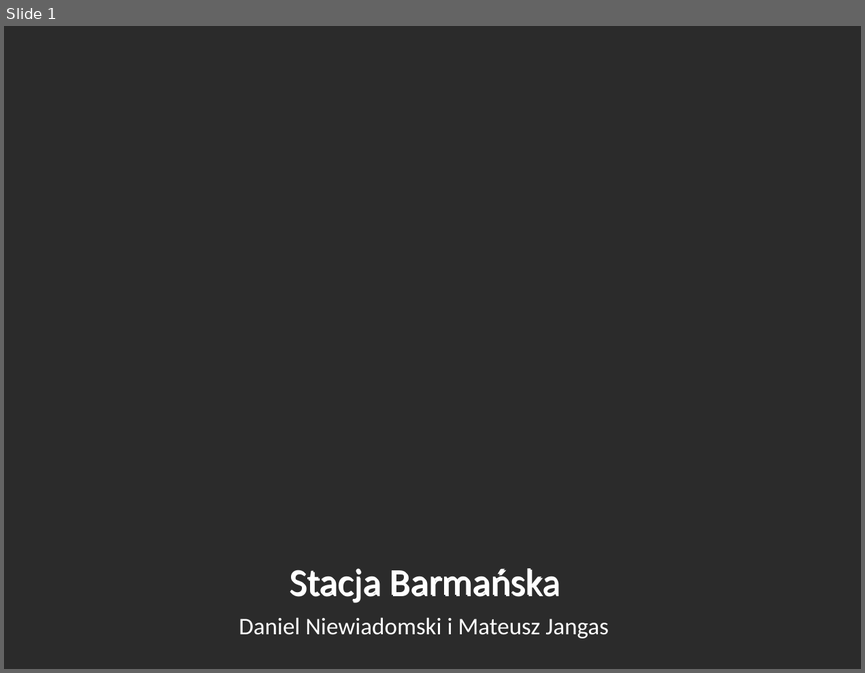
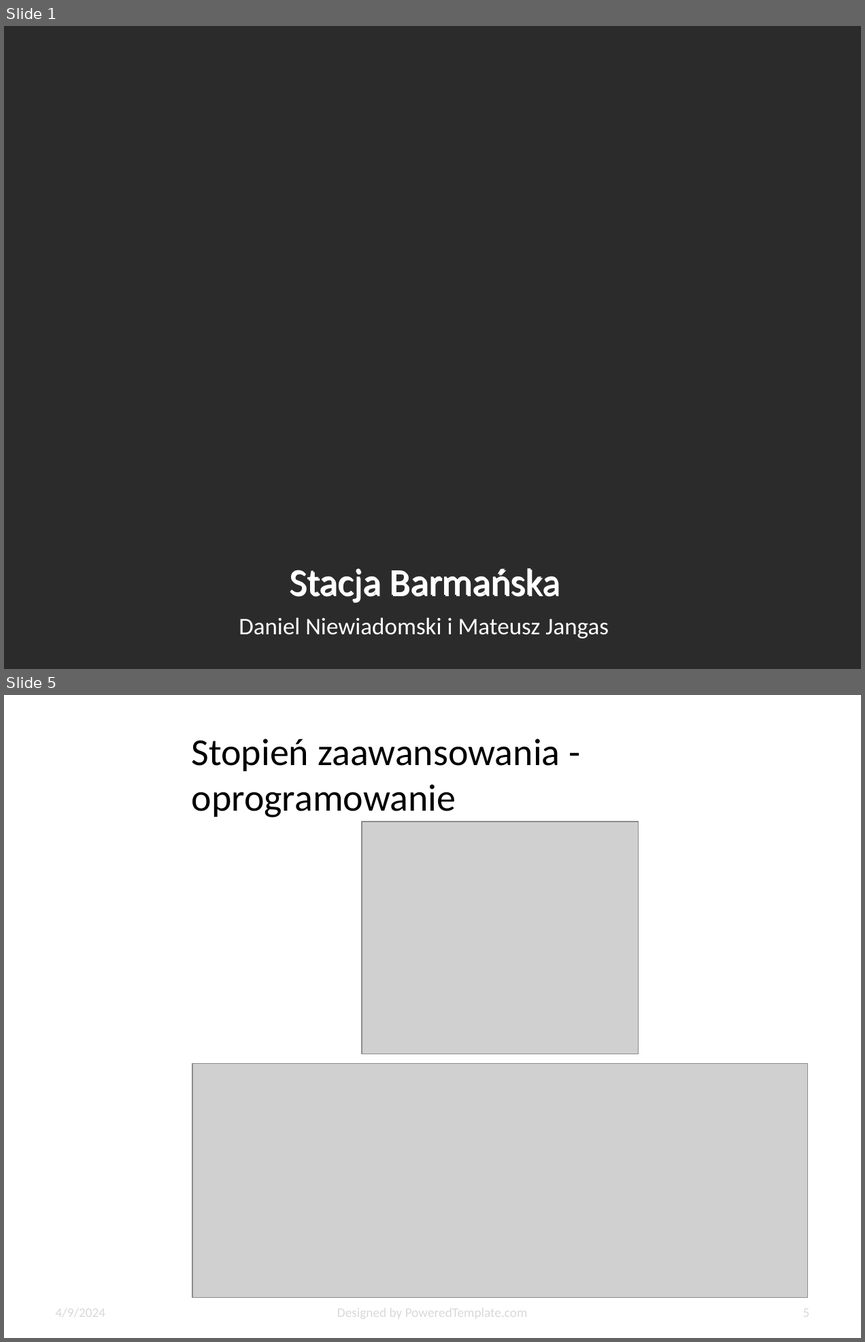
Before and after one commit to jangas1/Automatic-Bartender, a slide deck: presentation/prezentacjaPMIK.pptx. Shown one above the other, each under a label of ours: slide 1 before the commit, slides 1 and 5 after it; the slides between them are not shown. The pictures are 865x673 and 865x1342 pixels, drawn with LibreOffice and Linux fonts; fonts in the diff are those of the drawing; grey boxes stand for pictures; background and template pictures are left out; a plain dark background stands for a picture behind light text. Boxes give left, top, right and bottom in pixels: in the first picture for what was removed or moved away, otherwise in the second. Text is boxed around its words. In the diff, an @@ line names an element or a change of style, - is before the commit and + after.

```diff
--- a/presentation/prezentacjaPMIK.pptx
+++ b/presentation/prezentacjaPMIK.pptx
@@ slide 5 added at bbox=[4, 695, 861, 1338], background picture (left out) @@
@@ title added at bbox=[192, 739, 560, 817], 32 pt, text #000000 @@
+Stopień zaawansowania - oprogramowanie
@@ picture added at bbox=[362, 821, 638, 1054] @@
@@ picture added at bbox=[192, 1064, 808, 1297] @@
@@ text added at bbox=[56, 1304, 105, 1320], 11 pt, text #D9D9D9 @@
+4/9/2024
@@ text added at bbox=[337, 1304, 528, 1320], 11 pt, text #D9D9D9 @@
+Designed by PoweredTemplate.com
@@ page number added at bbox=[803, 1304, 810, 1320], 11 pt, text #D9D9D9 @@
+5
```
Also in this commit, not shown: 6 slides changed, 12 other files.
